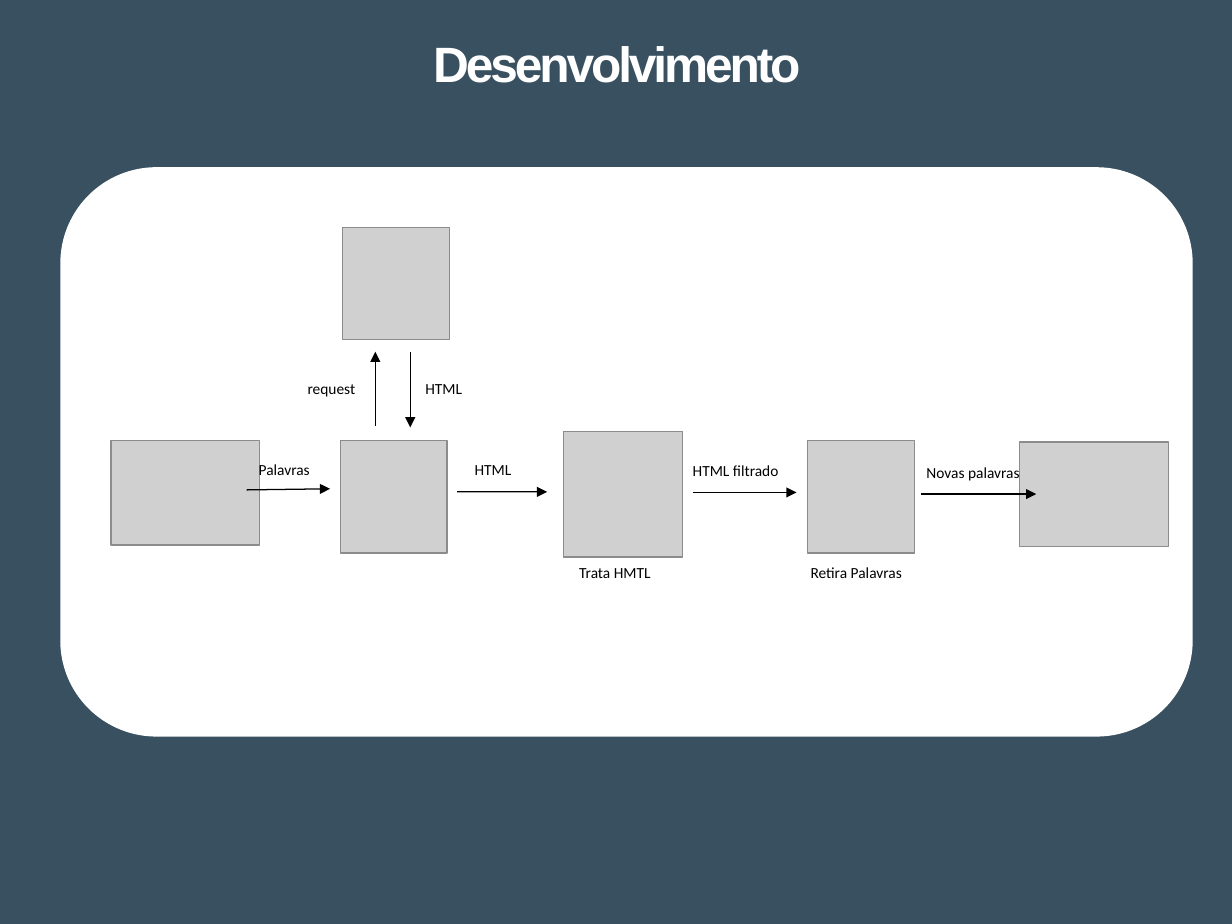
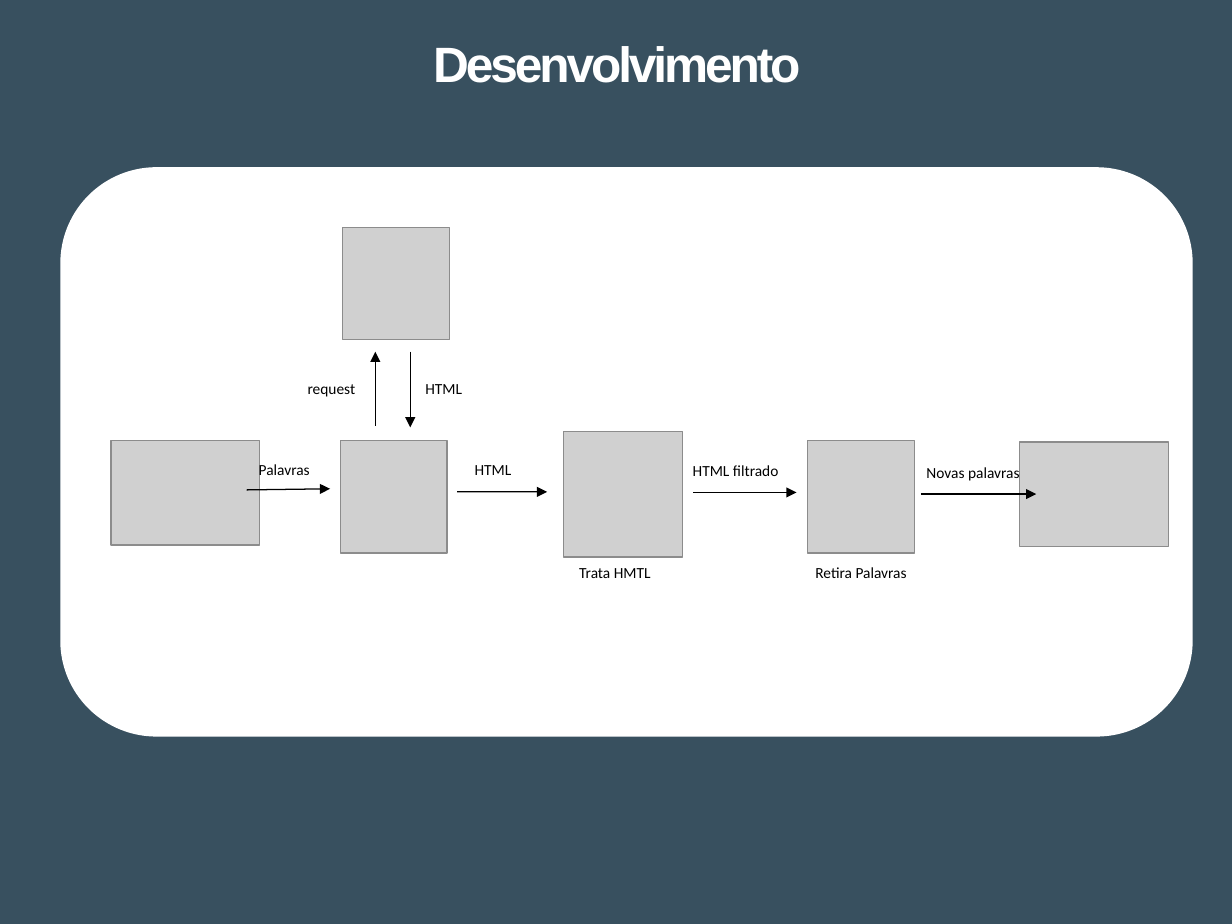
Before and after one commit to Tibblue/PLC, a slide deck: slide 7 of SPLN/tp3/apresSPLN.pptx. Drawn at 1232x924 pixels with LibreOffice and Linux fonts; fonts in the diff are those of the drawing; grey boxes stand for pictures. Boxes give left, top, right and bottom in pixels: in the first picture for what was removed or moved away, otherwise in the second. Text is boxed around its words. In the diff, an @@ line names an element or a change of style, - is before the commit and + after.

```diff
--- a/SPLN/tp3/apresSPLN.pptx
+++ b/SPLN/tp3/apresSPLN.pptx
@@ text "Retira Palavras" moved from (x1=811, y1=567, x2=902, y2=578) to (x1=815, y1=567, x2=907, y2=578) @@
```
Also in this commit, not shown: 2 other slides changed, 1 slide added.
